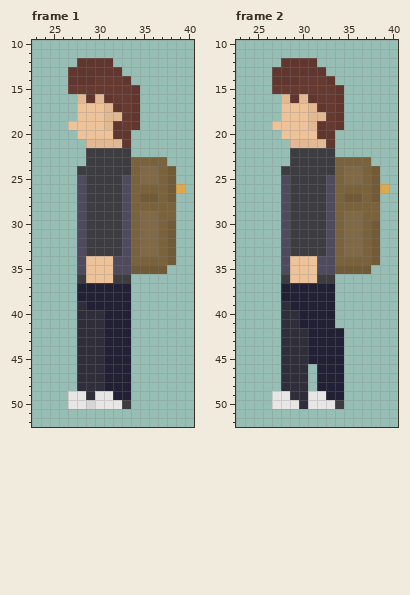
Pixel-art file -- www/assets/character/torch/walk/leftwalk/leftwalk.ase. The picture above was drawn from the file before the commit.
64x64 pixels, 7 frames. Pixels under 10% opacity are left out. Colours within 5 levels of each other are drawn and written as one. Shown: frame 1: x 23..40, y 10..52; frame 2: x 23..40, y 10..52. The commit also changed other frames, which this record leaves out.
Once edited:
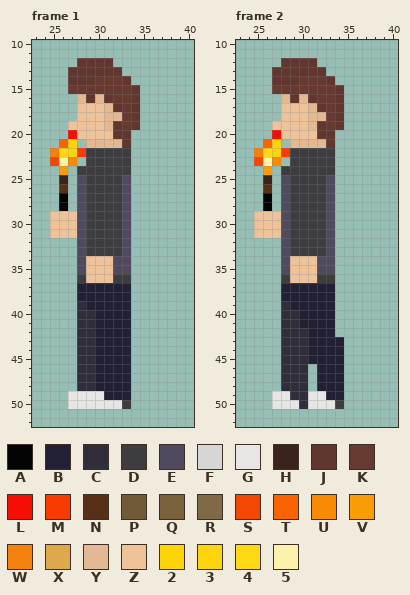
Palette (. is transparent): A #010002fa  B #222034  C #302e3a  D #3d3c40  E #4f4a5d  F #d6d6d6  G #e8e5e5  H #39221cfd  J #60362e  K #663931  L #f50d03fd  M #fa3a00fd  N #572d15fc  P #705a38  Q #7a623d  R #806946  S #f44603fd  T #f86300fd  U #fa8a02fd  V #f99d04fc  W #f5810cfd  X #dfa84d  Y #e2b992  Z #eec39a  2 #fdd407fd  3 #fed50efd  4 #fed914fd  5 #fef2abfd
The edit:
layer "torch" added
layer "bag" now hidden
Frame 1:
The edit adds colour 2 in row 21 at x 27.
The edit adds colour 3 in row 22 at x 27.
The edit adds colour 4 in row 22 at x 26.
The edit adds colour 5 in row 23 at x 26.
The edit adds colour A in rows 27 to 28 at x 26.
Colour C gives way to colour B in rows 40 to 48 at x 30.
Colour G gives way to colour B in row 49 at x 31.
Colour C gives way to colour G in row 49 at x 29.
Colour F gives way to colour G in row 50 at x 29.
The edit adds colour H in row 25 at x 26.
The edit adds colour L in row 20 at x 27.
The edit adds colour M in row 22 at x 28.
The edit adds colour N in row 26 at x 26.
The edit adds colour S in row 23 at x 25.
The edit adds colour T in row 21 at x 26.
The edit adds colour U in row 23 at x 27.
The edit adds colour V in row 24 at x 26.
The edit adds colour W in row 22 at x 25.
The edit adds colour Z in rows 29 to 31 at x 25 to 27.
Colour P is removed in rows 24 to 26 at x 38; in row 27 at x 35 to 36 and 38; in rows 30 to 34 at x 38; in row 35 at x 34 to 37.
Colour Q is removed in row 23 at x 34 to 37; in rows 24 to 25 at x 34 and 37; in row 26 at x 34 to 37; in row 27 at x 34 and 37; in row 28 at x 34 to 38; in row 29 at x 34 and 37 to 38.
Colour Q is removed in rows 30 to 33 at x 34 and 37; in row 34 at x 34 to 37.
Colour R is removed in rows 24 to 25 at x 35 to 36; in rows 29 to 33 at x 35 to 36.
Colour X is removed in row 26 at x 39.
Frame 2:
The edit adds colour 2 in row 21 at x 27.
The edit adds colour 3 in row 22 at x 27.
The edit adds colour 4 in row 22 at x 26.
The edit adds colour 5 in row 23 at x 26.
The edit adds colour A in rows 27 to 28 at x 26.
The edit adds colour H in row 25 at x 26.
The edit adds colour L in row 20 at x 27.
The edit adds colour M in row 22 at x 28.
The edit adds colour N in row 26 at x 26.
The edit adds colour S in row 23 at x 25.
The edit adds colour T in row 21 at x 26.
The edit adds colour U in row 23 at x 27.
The edit adds colour V in row 24 at x 26.
The edit adds colour W in row 22 at x 25.
The edit adds colour Z in rows 29 to 31 at x 25 to 27.
Colour B is removed in row 42 at x 34.
Colour P is removed in rows 24 to 26 at x 38; in row 27 at x 35 to 36 and 38; in rows 30 to 34 at x 38; in row 35 at x 34 to 37.
Colour Q is removed in row 23 at x 34 to 37; in rows 24 to 25 at x 34 and 37; in row 26 at x 34 to 37; in row 27 at x 34 and 37; in row 28 at x 34 to 38; in row 29 at x 34 and 37 to 38.
Colour Q is removed in rows 30 to 33 at x 34 and 37; in row 34 at x 34 to 37.
Colour R is removed in rows 24 to 25 at x 35 to 36; in rows 29 to 33 at x 35 to 36.
Colour X is removed in row 26 at x 39.
Boxes around the changes in both pictures, in picture pixels (x1, y1, x2, y2):
added: (50, 130, 86, 238)
erased: (131, 157, 185, 274)
changed: (86, 310, 113, 409)
added: (254, 130, 290, 238)
erased: (335, 157, 389, 274)
erased: (335, 328, 344, 337)
